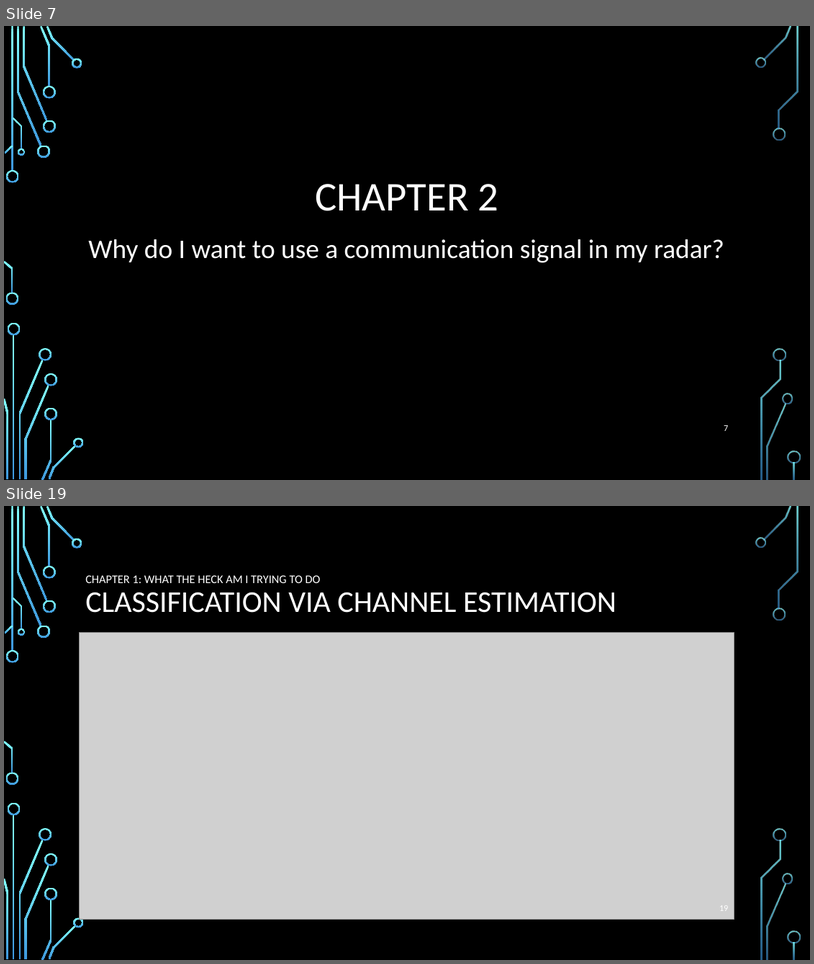
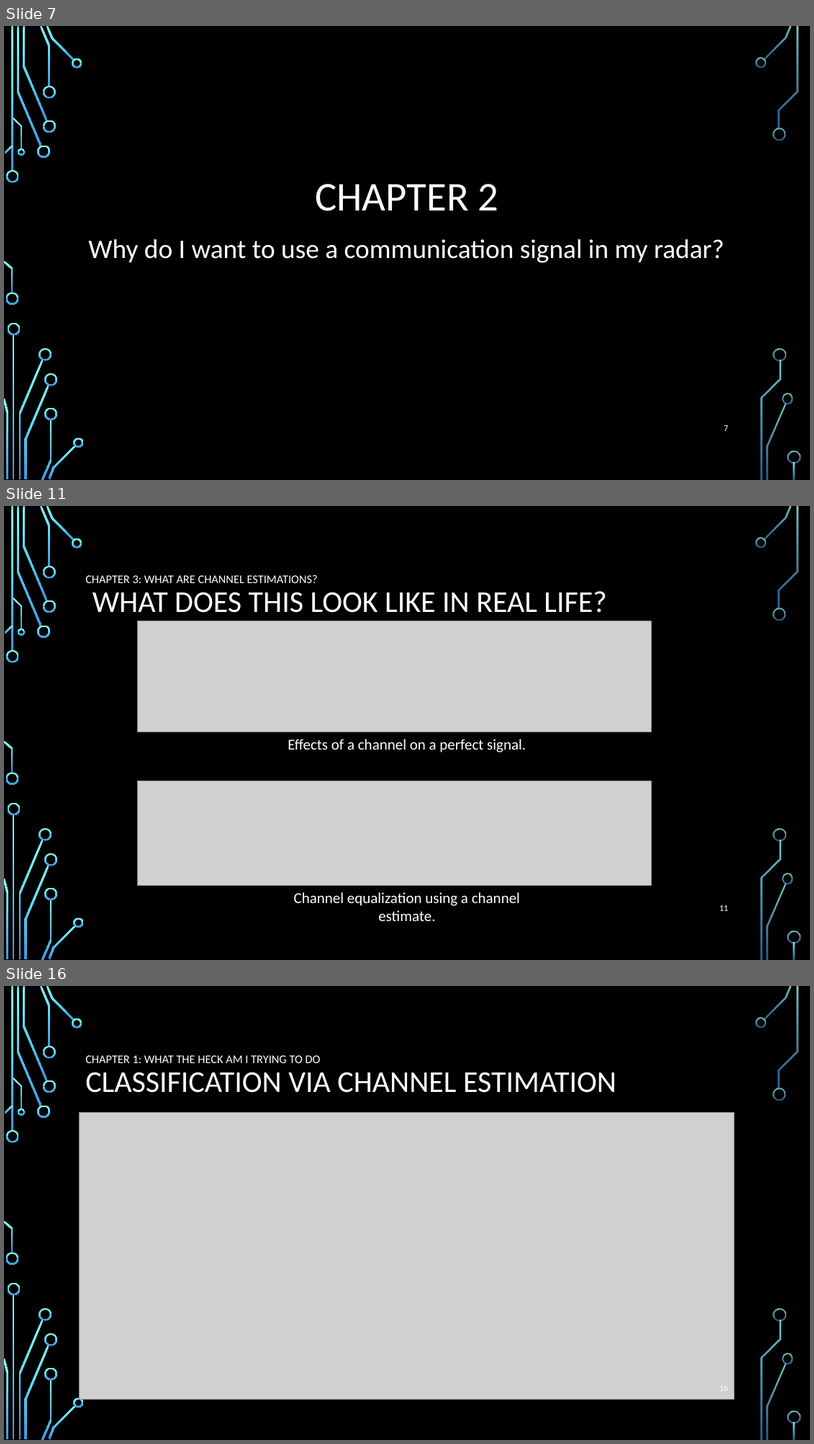
Before and after one commit to roryschram/masters, a slide deck: presentations/SARIG/sarig_rory_schram.pptx. Shown one above the other, each under a label of ours: slides 7 and 19 before the commit, slides 7, 11 and 16 after it; the slides between them are not shown. The pictures are 814x964 and 814x1444 pixels, drawn with LibreOffice and Linux fonts; fonts in the diff are those of the drawing; grey boxes stand for pictures; background and template pictures are left out. Boxes give left, top, right and bottom in pixels: in the first picture for what was removed or moved away, otherwise in the second. Text is boxed around its words. In the diff, an @@ line names an element or a change of style, - is before the commit and + after.

```diff
--- a/presentations/SARIG/sarig_rory_schram.pptx
+++ b/presentations/SARIG/sarig_rory_schram.pptx
@@ slide 11 added at box(4, 506, 810, 960), background picture (left out); not listed: 36 template elements that a slide beside it also shows @@
@@ title added at box(85, 575, 607, 613), 14 pt, text #FFFFFF @@
+CHAPTER 3: WHAT ARE CHANNEL ESTIMATIONS?
+WHAT DOES THIS LOOK LIKE IN REAL LIFE?
@@ picture added at box(138, 621, 652, 731) @@
@@ text added at box(288, 739, 526, 752), 18 pt, text #FFFFFF @@
+Effects of a channel on a perfect signal.
@@ picture added at box(138, 780, 652, 885) @@
@@ text added at box(294, 892, 520, 921), 18 pt, text #FFFFFF @@
+Channel equalization using a channel estimate.
@@ page number added at box(720, 905, 728, 911), 10.5 pt, text #FFFFFF @@
+11
@@ what was slide 19 is now slide 16 @@
```
Also in this commit, not shown: 5 slides changed, 6 other slides added, 10 slides removed.
